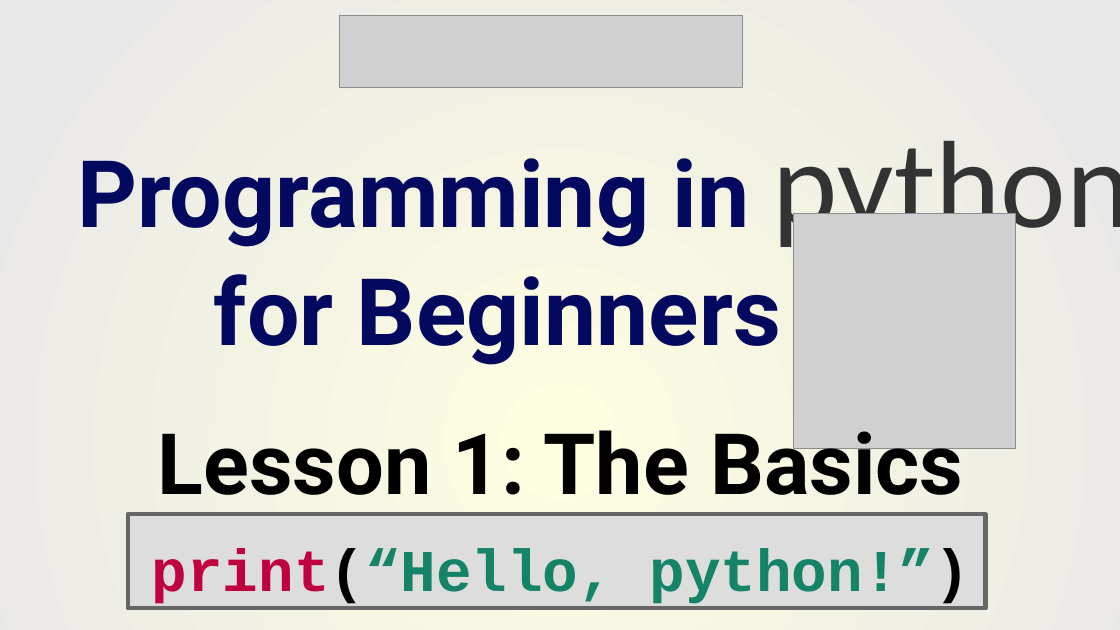
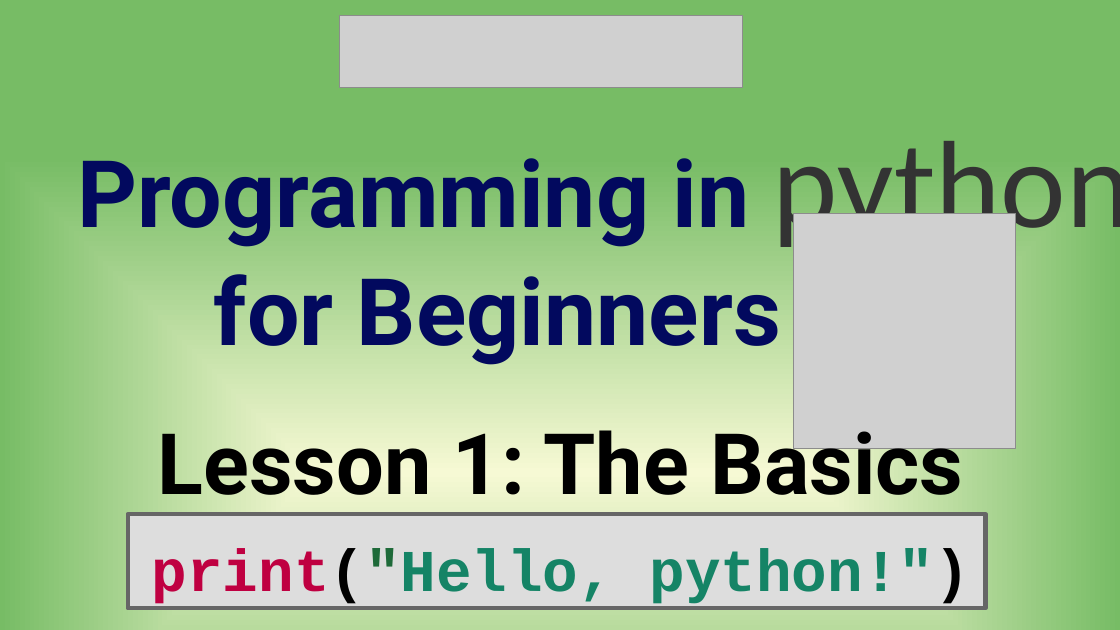
Before and after one commit to SlithyMatt/python-tutorial, a slide deck: slide 1 of lesson1/python101_lesson1_slides.odp. Drawn at 1120x630 pixels with LibreOffice and Linux fonts; fonts in the diff are those of the drawing; grey boxes stand for pictures. Boxes give left, top, right and bottom in pixels: in the first picture for what was removed or moved away, otherwise in the second. Text is boxed around its words. In the diff, an @@ line names an element or a change of style, - is before the commit and + after.

```diff
--- a/lesson1/python101_lesson1_slides.odp
+++ b/lesson1/python101_lesson1_slides.odp
@@ background gradient #FEFEE1 to #E9E8E8 to gradient #F6F9D4 to #77BC65 @@
@@ text at box(152, 548, 970, 607): text changed @@
-print(“Hello, python!”)
+print("Hello, python!")
```
Also in this commit, not shown: 1 other slide changed, 9 slides added, 1 other file.
